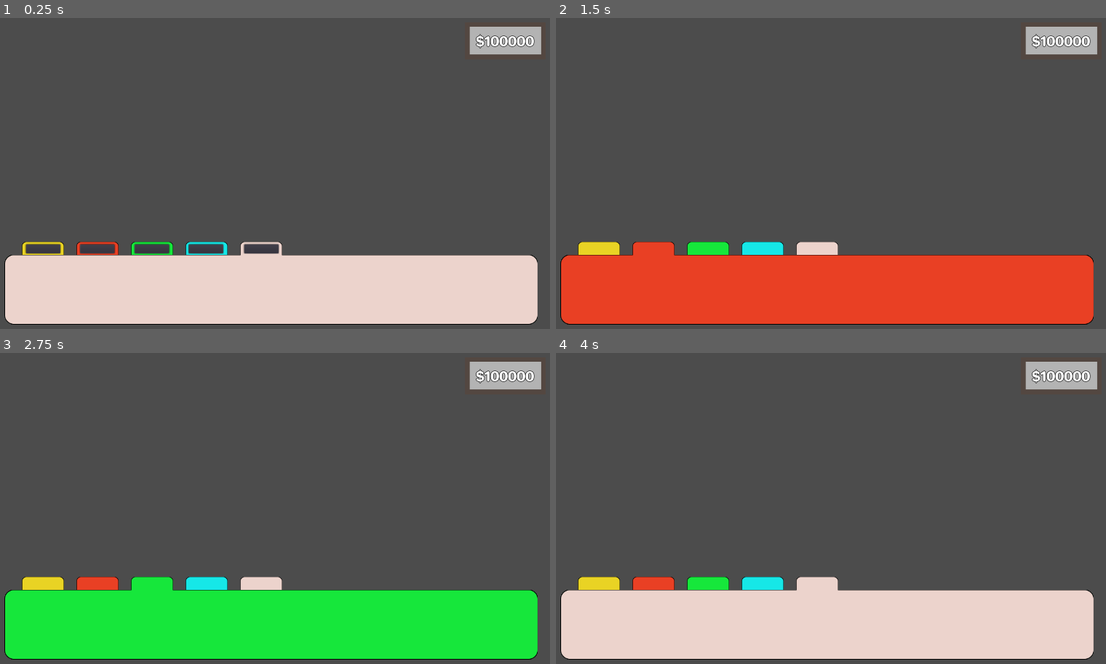
Above: before the commit, frames 1-4 (two rows, left to right).
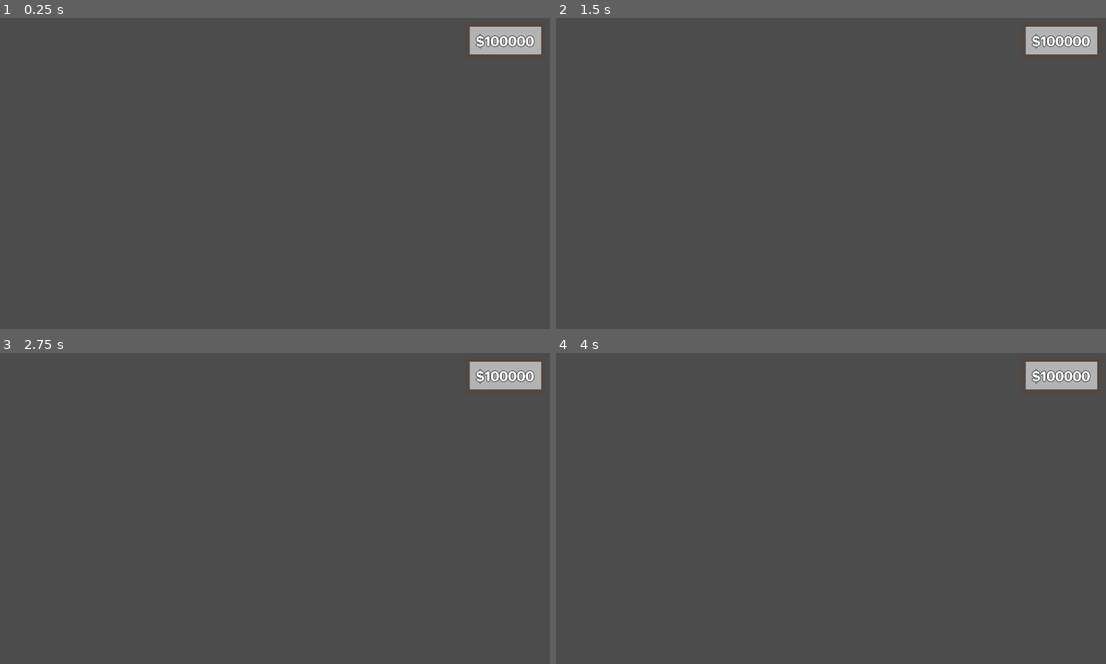
Above: after the commit, the same moments.

Repository: Machalord/Global-Game-Jam-2020
Game: Godot game, scene res://escenas/Hud.tscn
Same seed, same stepped clock (60 frames per second), same inputs: the game is played once before the commit and once after it. The project has no main scene, so this scene is started directly.
Inputs (mouse positions are in pixels of both pictures, inside the frame that each line leads up to):
- Up to frame 1 (0.25 s): no input
- Up to frame 2 (1.5 s): click (600, 248) at 0.52 s; click (655, 248) at 1.27 s
- Up to frame 3 (2.75 s): click (154, 583) at 2.02 s
- Up to frame 4 (4 s): click (759, 583) at 2.77 s; click (820, 583) at 3.52 s

The runs differ from the first frame. In frame 1, 22% of the frame differs, in the area x 0-98%, y 71-99%; in frame 2, 23%; in frame 3, 23%; in frame 4, 23%.

Commit message:
cuadro seleccion

Diff:
--- a/escenas/Hud.tscn
+++ b/escenas/Hud.tscn
@@ -56,6 +56,7 @@
 }
 
 [node name="panels" type="Control" parent="."]
+visible = false
 anchor_left = 0.5
 anchor_top = 1.0
 anchor_right = 0.5
@@ -151,6 +152,7 @@
 }
 
 [node name="panel_buttons" type="Control" parent="."]
+visible = false
 margin_right = 40.0
 margin_bottom = 40.0
 __meta__ = {
@@ -162,6 +164,7 @@
 margin_top = 524.0
 margin_right = 173.0
 margin_bottom = 544.0
+flat = true
 __meta__ = {
 "_edit_use_anchors_": false
 }
@@ -171,6 +174,7 @@
 margin_top = 524.0
 margin_right = 291.747
 margin_bottom = 544.0
+flat = true
 __meta__ = {
 "_edit_use_anchors_": false
 }
@@ -180,6 +184,7 @@
 margin_top = 524.0
 margin_right = 412.35
 margin_bottom = 544.0
+flat = true
 __meta__ = {
 "_edit_use_anchors_": false
 }
@@ -189,6 +194,7 @@
 margin_top = 524.0
 margin_right = 531.383
 margin_bottom = 544.0
+flat = true
 __meta__ = {
 "_edit_use_anchors_": false
 }
@@ -198,6 +204,7 @@
 margin_top = 524.0
 margin_right = 653.13
 margin_bottom = 544.0
+flat = true
 __meta__ = {
 "_edit_use_anchors_": false
 }
--- /dev/null
+++ b/escenas/seleccion.gd
@@ -0,0 +1,22 @@
+extends Node2D
+
+# Declare member variables here. Examples:
+# var a = 2
+# var b = "text"
+var tilemap
+
+# Called when the node enters the scene tree for the first time.
+func _ready():
+
+	pass # Replace with function body.
+
+func _process(delta):
+	tilemap=get_node("../TileMap")
+	var pos
+	pos=tilemap.world_to_map(get_local_mouse_position())
+	var pos2=tilemap.map_to_world(pos)
+#	print(pos)
+#	pos2.x=pos2.x*$TileMap.cell_size.x
+#	pos2.y=pos2.y*$TileMap.cell_size.x
+	print(pos)
+	$Sprite.global_position=pos2+Vector2(-128,0)
--- /dev/null
+++ b/escenas/seleccion.tscn
@@ -0,0 +1,11 @@
+[gd_scene load_steps=3 format=2]
+
+[ext_resource path="res://escenas/seleccion.gd" type="Script" id=1]
+[ext_resource path="res://assets/seleccion.png" type="Texture" id=2]
+
+[node name="seleccion" type="Node2D"]
+script = ExtResource( 1 )
+
+[node name="Sprite" type="Sprite" parent="."]
+texture = ExtResource( 2 )
+centered = false
--- a/project.godot
+++ b/project.godot
@@ -22,6 +22,7 @@
 
 window/size/width=1280
 window/size/height=720
+window/size/resizable=false
 window/stretch/mode="2d"
 window/stretch/aspect="expand"
 
Binary file added: assets/seleccion.png
Not shown, added: assets/seleccion.png.import
